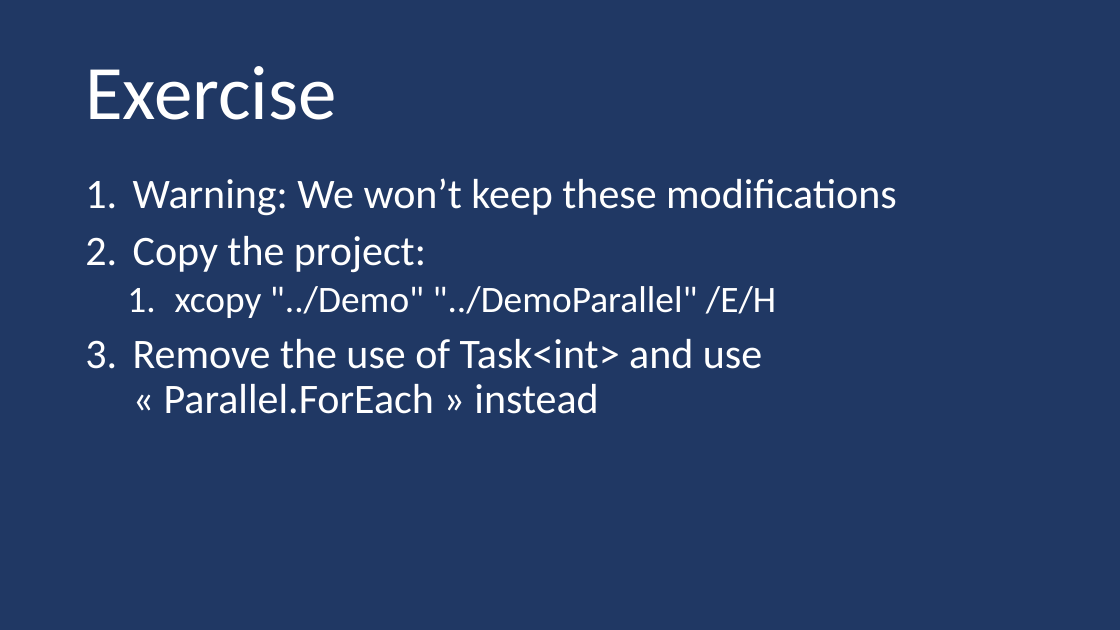
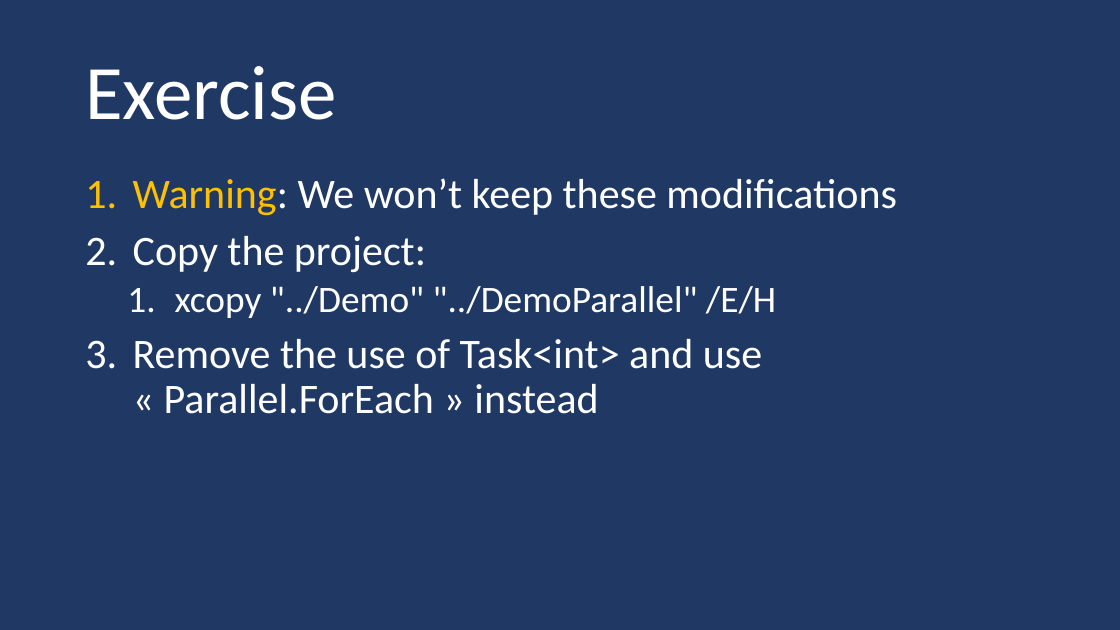
Before and after one commit to guillaume-chervet/course.dotnet, a slide deck: slide 84 of documentations/dotnet6.pptx (slide 85 before the commit). Drawn at 1120x630 pixels with LibreOffice and Linux fonts; fonts in the diff are those of the drawing. Boxes give left, top, right and bottom in pixels: in the first picture for what was removed or moved away, otherwise in the second. Text is boxed around its words. In the diff, an @@ line names an element or a change of style, - is before the commit and + after.

```diff
--- a/documentations/dotnet6.pptx
+++ b/documentations/dotnet6.pptx
@@ text at [133, 178, 897, 216]: text colour #FFFFFF to #FFC000 in "Warning:" @@
```
Also in this commit, not shown: 8 other slides changed, 4 slides added, 4 slides removed, 1 other file.
